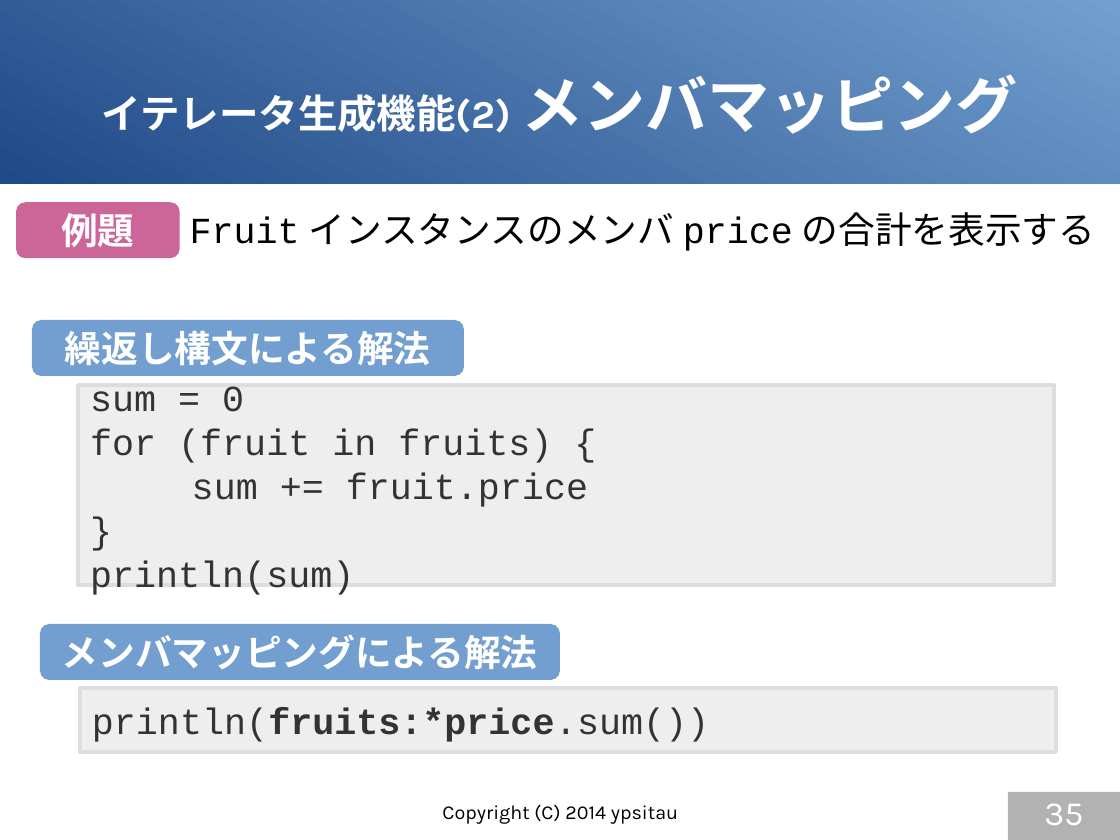
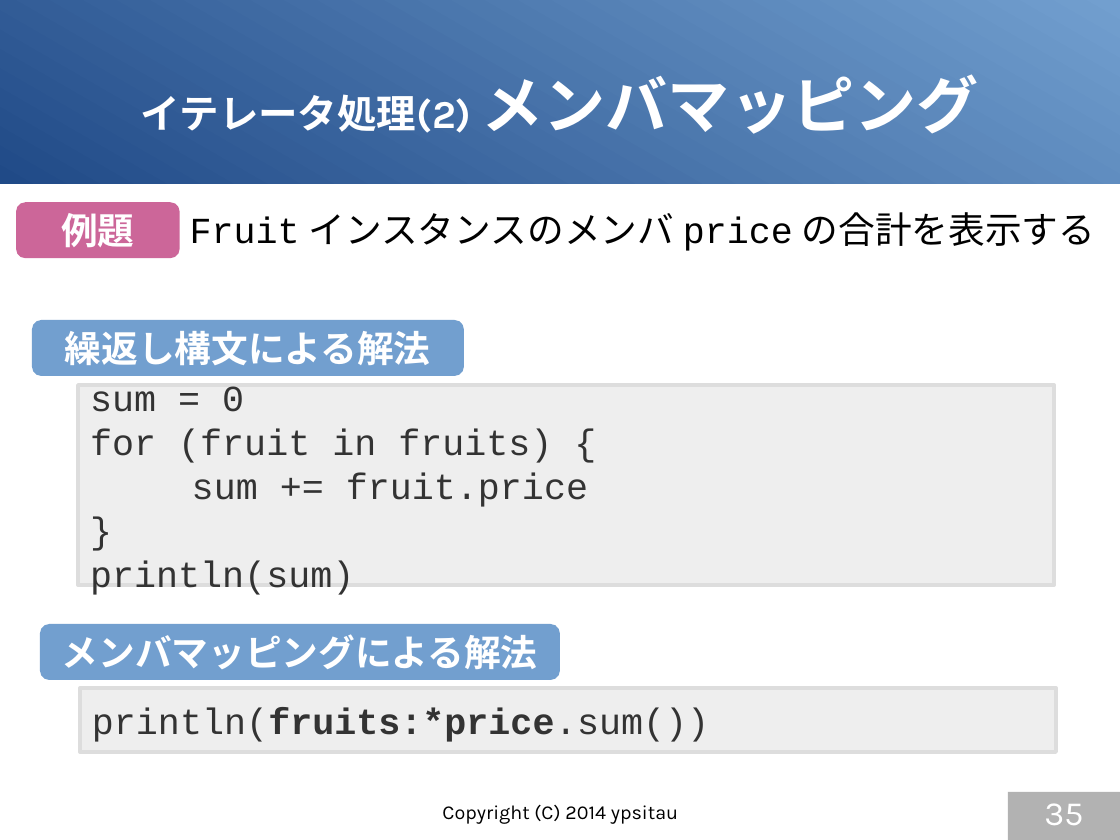
Before and after one commit to gura-lang/gura-doc, a slide deck: slide 35 of presentation/gura-introduction.odp. Drawn at 1120x840 pixels with LibreOffice and Linux fonts; fonts in the diff are those of the drawing. Boxes give left, top, right and bottom in pixels: in the first picture for what was removed or moved away, otherwise in the second. Text is boxed around its words. In the diff, an @@ line names an element or a change of style, - is before the commit and + after.

```diff
--- a/presentation/gura-introduction.odp
+++ b/presentation/gura-introduction.odp
@@ title at box(141, 74, 979, 134): text changed @@
-イテレータ生成機能(2) メンバマッピング
+イテレータ処理(2) メンバマッピング
```
Also in this commit, not shown: 19 other slides changed.
